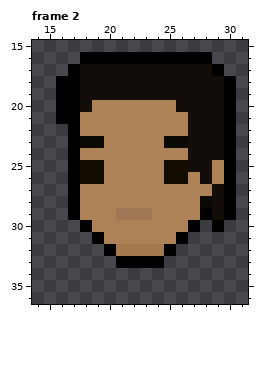
Two versions of one pixel-art file, Assets/Sprites/Bodies/Humachild/Heads/Heads.aseprite. Above is the file before it was changed.
48x48 pixels, 2 frames. Colours within 5 levels of each other are drawn and written as one. Shown: frame 2: x 14..31, y 15..36.
Now the later version:
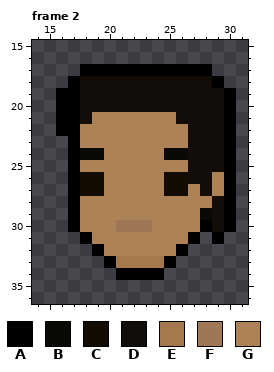
Palette (. is transparent): A #000000  B #0a0906  C #120c02  D #120d08  E #a5794e  F #9f7755  G #ae8257
Change:
--- frame 2, layer "Голова"
@@ x 14..31 @@
 15 ..................
-16 ....AAAAAAAAAAA...
-17 ...ADDDDDDDDDDDA..
-18 ..AADDDDDDDDDDDDA.
+16 ..................
+17 ....AAAAAAAAAAA...
+18 ...ADDDDDDDDDDDA..
 19 ..AADDDDDDDDDDDDA.
-20 ..AADGGGGGGGDDDDA.
-21 ..AAGGGGGGGGGDDDA.
-22 ...AGGGGGGGGGDDDA.
-23 ...ABBGGGGGBBDDDA.
-24 ...AGGGGGGGGGDDDA.
-25 ...ACCGGGGGCCDDGA.
-26 ...ACCGGGGGCCGDGA.
-27 ...AGGGGGGGGGGGDA.
-28 ...AGGGGGGGGGGBDA.
-29 ...AGGGFFFGGGGADA.
-30 ....AGGGGGGGGA.A..
-31 .....AGGGGGGA.....
-32 ......AEEEEA......
-33 .......AAAA.......
-34 ..................
+20 ..AADDDDDDDDDDDDA.
+21 ..AADGGGGGGGDDDDA.
+22 ..AAGGGGGGGGGDDDA.
+23 ...AGGGGGGGGGDDDA.
+24 ...ABBGGGGGBBDDDA.
+25 ...AGGGGGGGGGDDDA.
+26 ...ACCGGGGGCCDDGA.
+27 ...ACCGGGGGCCGDGA.
+28 ...AGGGGGGGGGGGDA.
+29 ...AGGGGGGGGGGBDA.
+30 ...AGGGFFFGGGGADA.
+31 ....AGGGGGGGGA.A..
+32 .....AGGGGGGA.....
+33 ......AEEEEA......
+34 .......AAAA.......
 35 ..................
Changed places in both pictures, as pixel boxes (x1, y1, x2, y2):
changed: (56, 52, 236, 280)
